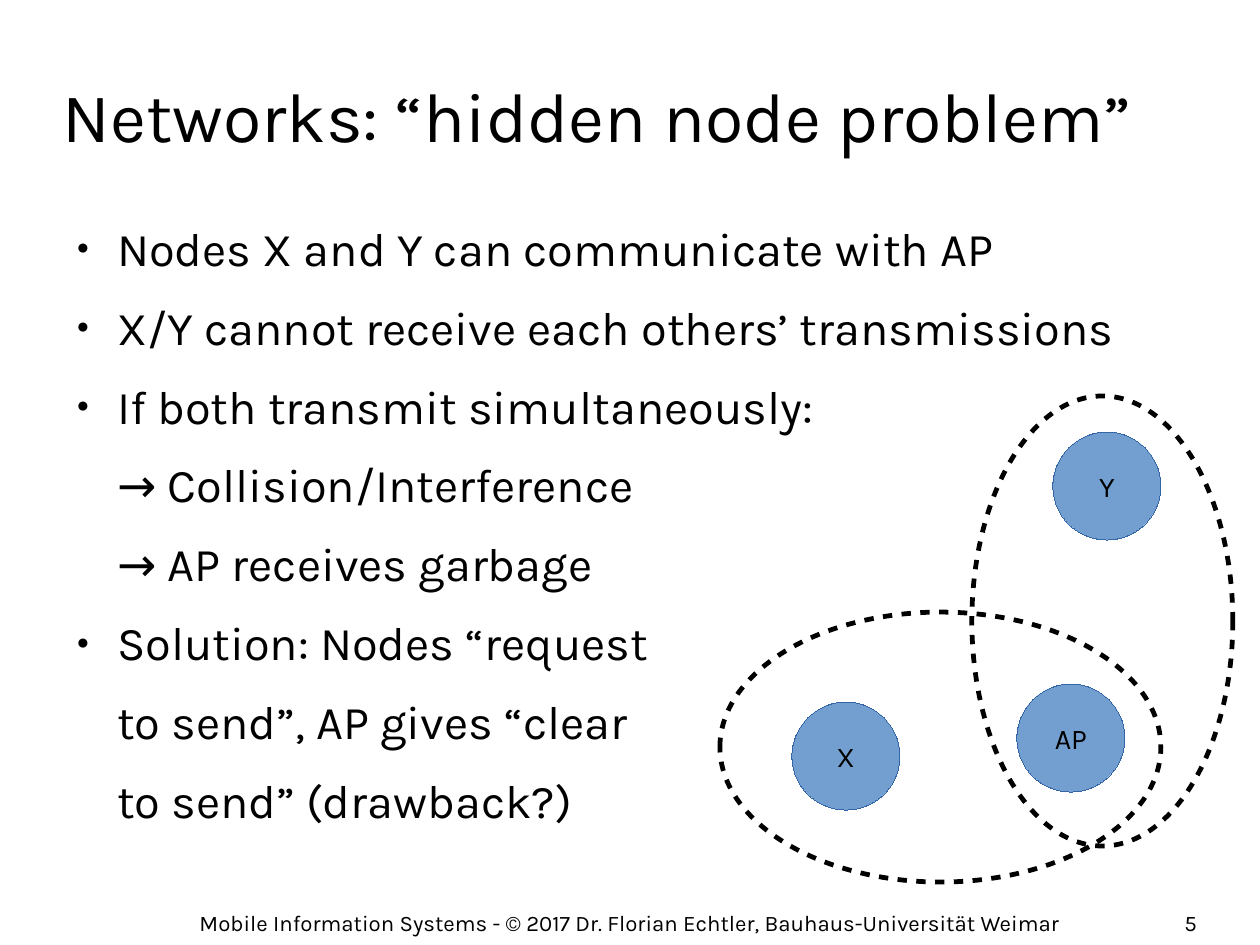
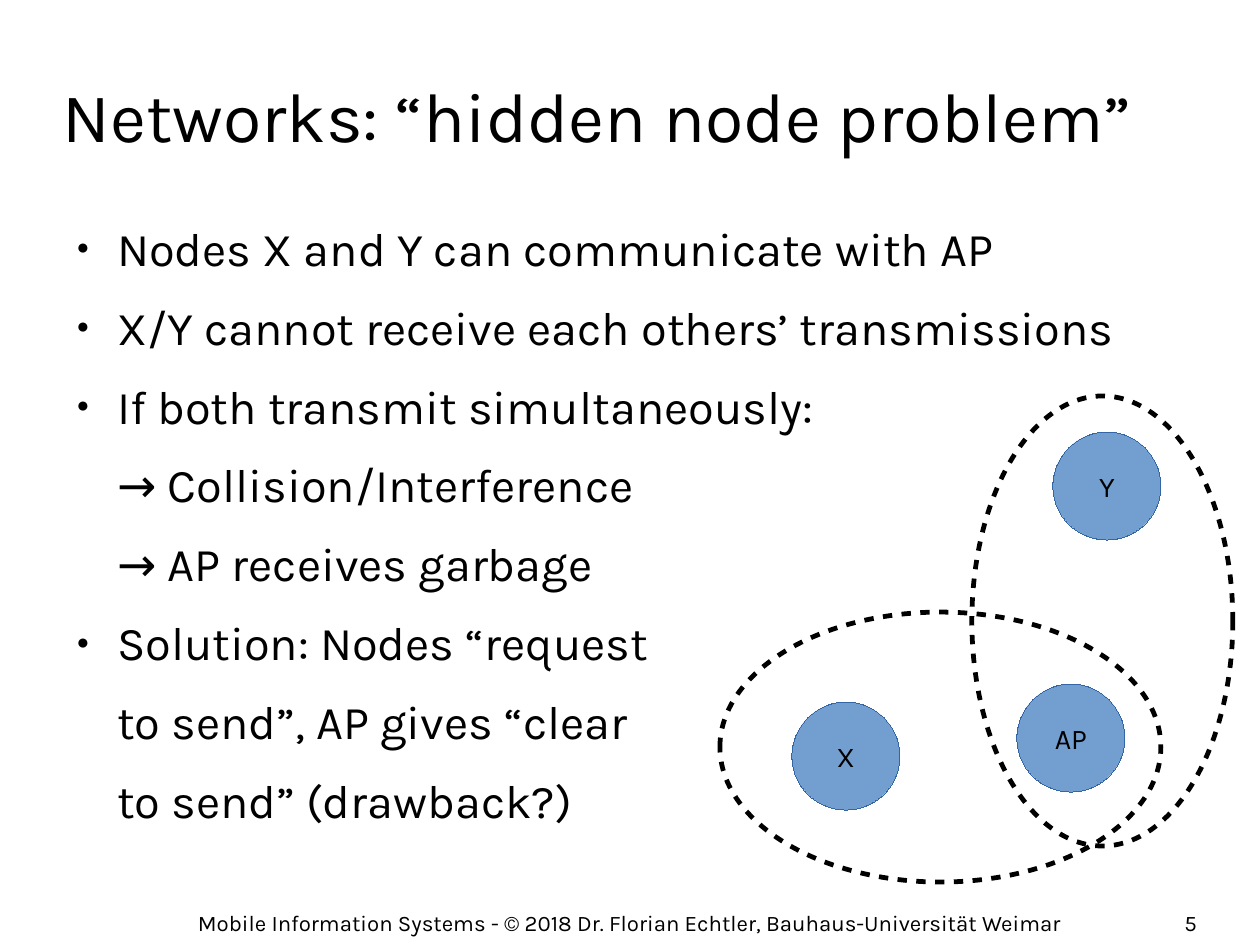
Before and after one commit to floe/mobile-information-systems, a slide deck: slide 5 of 03-networks-and-location.odp. Drawn at 1260x945 pixels with LibreOffice and Linux fonts; fonts in the diff are those of the drawing; background and template pictures are left out. Boxes give left, top, right and bottom in pixels: in the first picture for what was removed or moved away, otherwise in the second. Text is boxed around its words. In the diff, an @@ line names an element or a change of style, - is before the commit and + after.

```diff
--- a/03-networks-and-location.odp
+++ b/03-networks-and-location.odp
@@ text at (198, 915, 1060, 937): text changed @@
-Mobile Information Systems - © 2017 Dr. Florian Echtler, Bauhaus-Universität Weimar
+Mobile Information Systems - © 2018 Dr. Florian Echtler, Bauhaus-Universität Weimar
```
Also in this commit, not shown: 68 other slides changed, 3 slides added, 2 other files.
